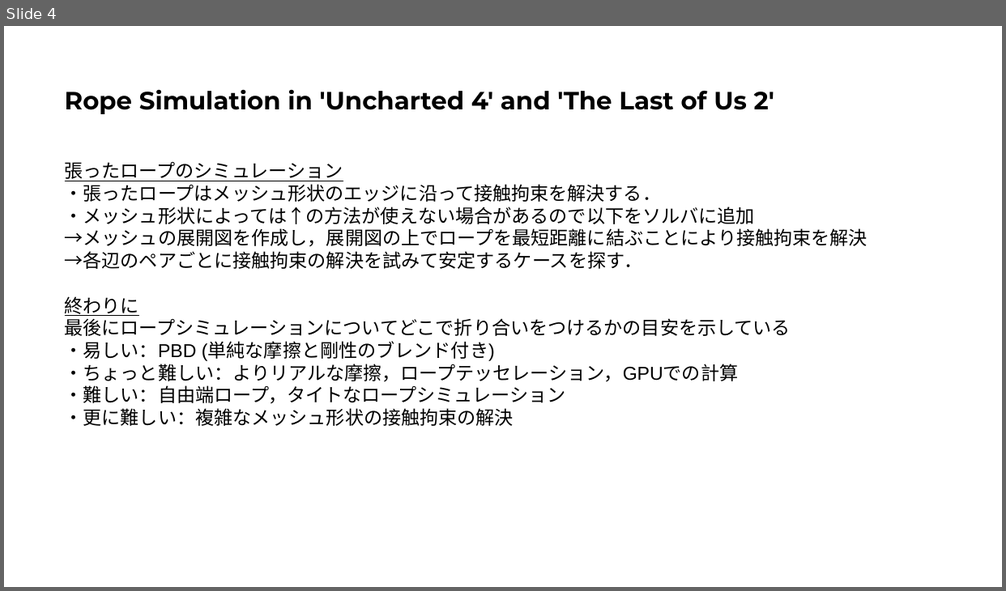
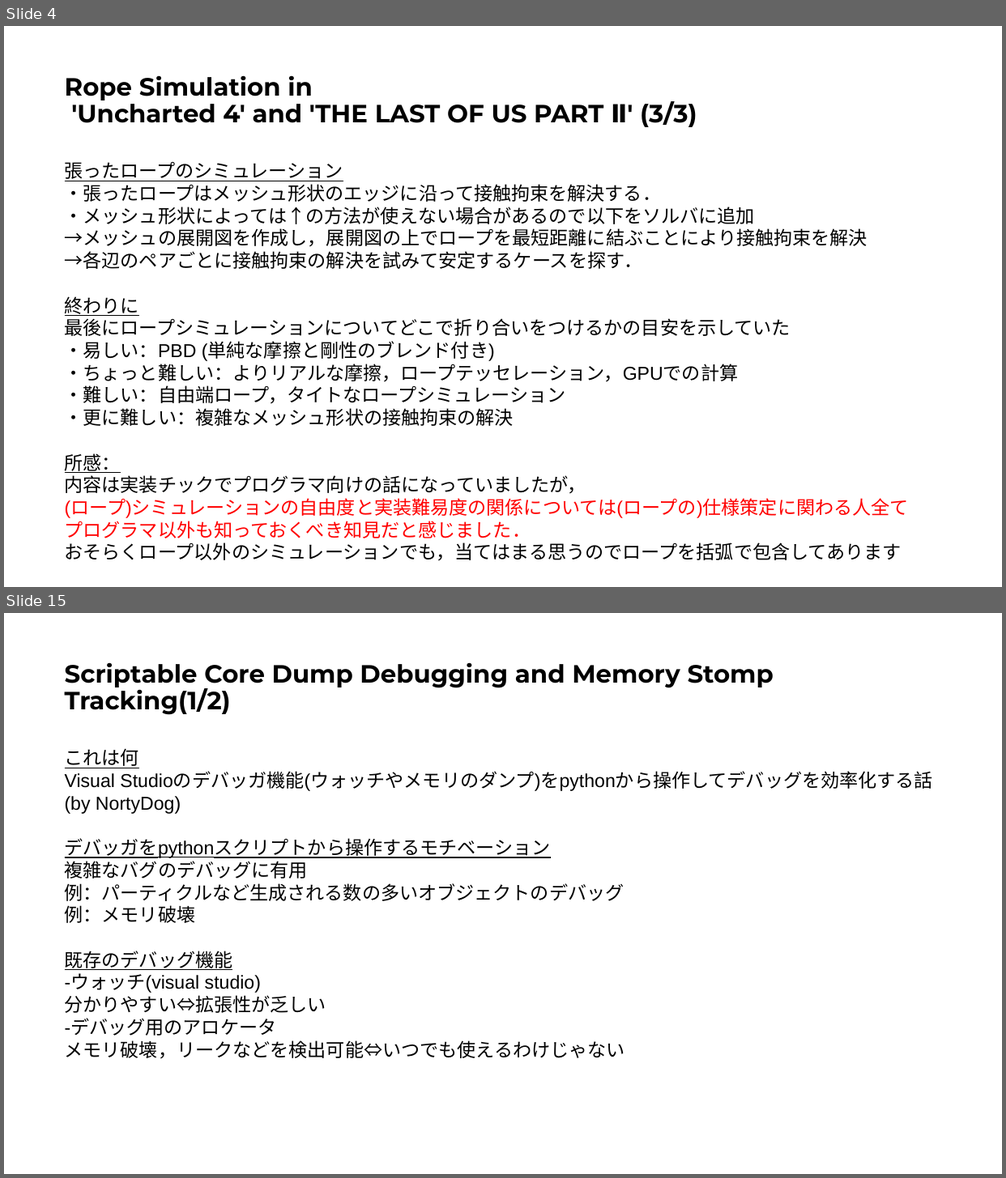
Before and after one commit to IchigoPantsu/test, a slide deck: rope.pptx. Shown one above the other, each under a label of ours: slide 4 before the commit, slides 4 and 15 after it; the slides between them are not shown. The pictures are 1006x591 and 1006x1178 pixels, drawn with LibreOffice and Linux fonts; fonts in the diff are those of the drawing. Boxes give left, top, right and bottom in pixels: in the first picture for what was removed or moved away, otherwise in the second. Text is boxed around its words. In the diff, an @@ line names an element or a change of style, - is before the commit and + after.

```diff
--- a/rope.pptx
+++ b/rope.pptx
@@ slide 15 added at <box>4,613,1002,1174</box>, background #FFFFFF @@
@@ title added at <box>65,662,774,715</box>, 24 pt, text #000000, bold @@
+Scriptable Core Dump Debugging and Memory Stomp Tracking(1/2)
@@ text added at <box>65,748,933,1059</box>, 18 pt, text #000000 @@
+これは何
+Visual Studioのデバッガ機能(ウォッチやメモリのダンプ)をpythonから操作してデバッグを効率化する話
+(by NortyDog)
+デバッガをpythonスクリプトから操作するモチベーション
+複雑なバグのデバッグに有用
+例：パーティクルなど生成される数の多いオブジェクトのデバッグ
+例：メモリ破壊
+既存のデバッグ機能
+-ウォッチ(visual studio)
+分かりやすい⇔拡張性が乏しい
+-デバッグ用のアロケータ
+メモリ破壊，リークなどを検出可能⇔いつでも使えるわけじゃない
@@ slide 4 changed as well @@
@@ title at <box>65,75,697,128</box>: text changed @@
-Rope Simulation in 'Uncharted 4' and 'The Last of Us 2'
+Rope Simulation in
+'Uncharted 4' and 'THE LAST OF US PART Ⅱ' (3/3)
@@ text at <box>65,318,791,336</box>: text changed @@
-最後にロープシミュレーションについてどこで折り合いをつけるかの目安を示している
+最後にロープシミュレーションについてどこで折り合いをつけるかの目安を示していた
@@ text at <box>65,454,909,561</box>: paragraphs added @@
+所感：
+内容は実装チックでプログラマ向けの話になっていましたが，
+(ロープ)シミュレーションの自由度と実装難易度の関係については(ロープの)仕様策定に関わる人全て
+プログラマ以外も知っておくべき知見だと感じました．
+おそらくロープ以外のシミュレーションでも，当てはまる思うのでロープを括弧で包含してあります
```
Also in this commit, not shown: 2 other slides changed, 15 other slides added.
